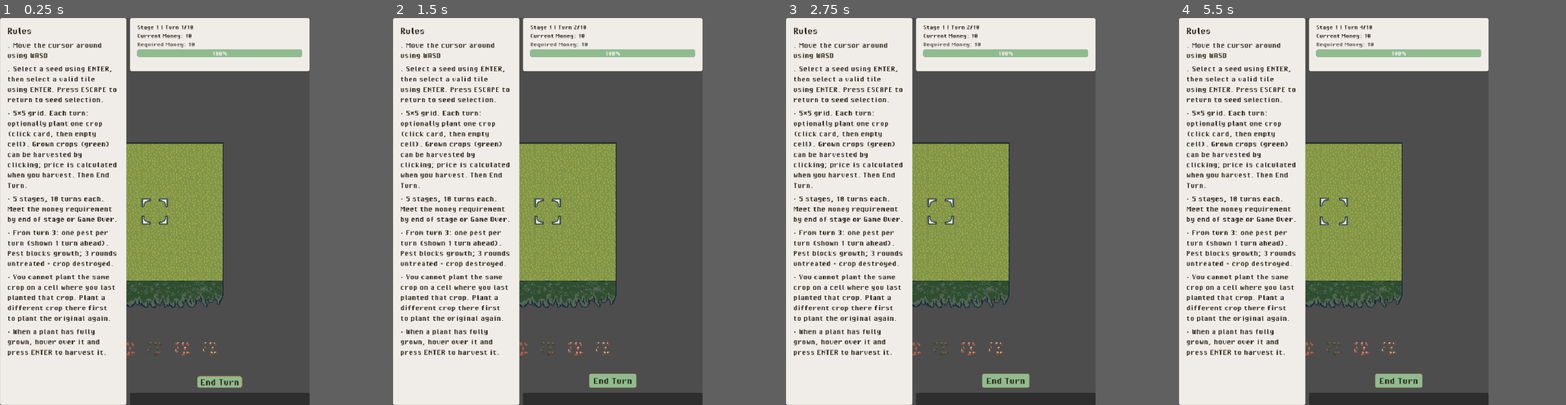
Above: before the commit, frames 1-4 (left to right).
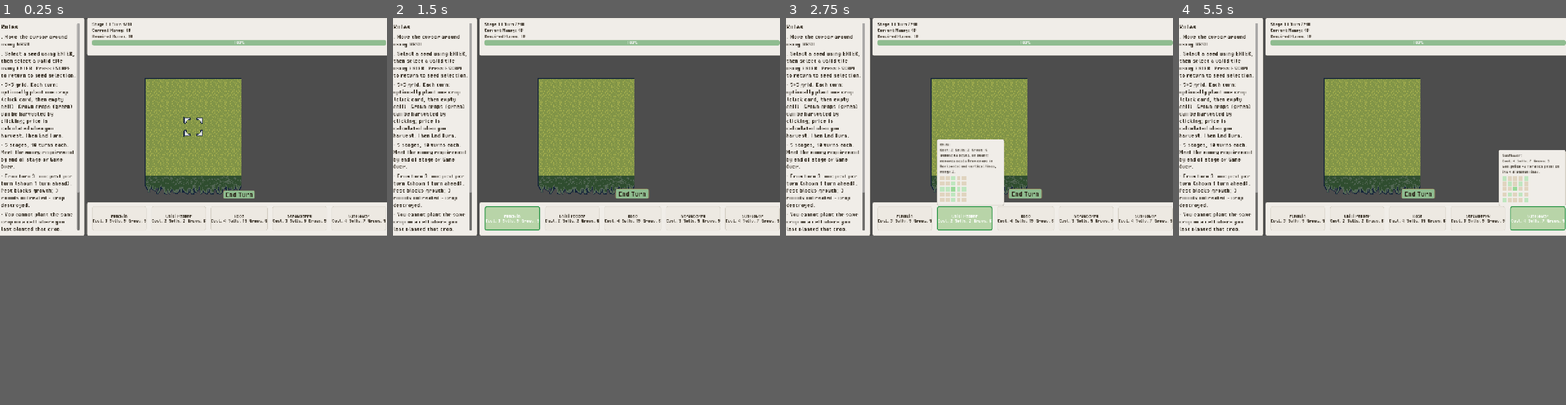
Above: after the commit, the same moments.

Repository: carrotoxic/crop-game
Game: Godot game, scene res://scenes/main/Main.tscn
The game is run twice, just before and just after one commit, with the same random seed, the same clock (stepped at 60 frames per second) and the same inputs.
Inputs (mouse positions are in pixels of both pictures, inside the frame that each line leads up to):
- Up to frame 1 (0.25 s): no input
- Up to frame 2 (1.5 s): click "End Turn" at 0.5 s; click (489, 374) at 1.25 s, where only the run after the commit has a clickable "Pumpkin Cost: 3 Sells: 5 Grow…"
- Up to frame 3 (2.75 s): click (929, 374) at 2 s, where only the run after the commit has a clickable "Chili Pepper Cost: 2 Sells: 2…"
- Up to frame 4 (5.5 s): click (1372, 374) at 2.75 s, where only the run after the commit has a clickable "Rose Cost: 4 Sells: 15 Grows:…"; click (1418, 374) at 3.5 s, where only the run after the commit has a clickable "Strawberry Cost: 3 Sells: 5 G…"; click (1418, 374) at 4.25 s, where only the run after the commit has a clickable "Strawberry Cost: 3 Sells: 5 G…"; click (1465, 374) at 5 s, where only the run after the commit has a clickable "Sunflower Cost: 4 Sells: 7 Gr…"
In our replay, the window is 640x800 before the commit and 800x450 after it. These sizes can differ from the game's own. Grey fills any space a smaller window leaves; there, only what the larger window draws over its background counts as a difference.

The runs differ from the first frame. In frame 1, 48% of the frame differs, in the area x 0-100%, y 0-100%; in frame 2, 48%; in frame 3, 49%; in frame 4, 50%.
Error before the commit: Parse Error: Identifier "Global" not declared in the current scope. (res://scenes/ui/CardBarView.gd:156)

Commit message:
End push

Diff:
--- a/project.godot
+++ b/project.godot
@@ -15,12 +15,53 @@
 config/features=PackedStringArray("4.6", "Forward Plus")
 config/icon="res://icon.svg"
 
+[autoload]
+
+Global="*uid://bvdj2xjmb2b0n"
+
 [display]
 
-window/size/viewport_width=720
-window/size/viewport_height=900
+window/size/viewport_width=1280
+window/size/viewport_height=720
 window/stretch/mode="canvas_items"
 window/stretch/aspect="expand"
+
+[input]
+
+move_forward={
+"deadzone": 0.2,
+"events": [Object(InputEventKey,"resource_local_to_scene":false,"resource_name":"","device":-1,"window_id":0,"alt_pressed":false,"shift_pressed":false,"ctrl_pressed":false,"meta_pressed":false,"pressed":false,"keycode":0,"physical_keycode":87,"key_label":0,"unicode":119,"location":0,"echo":false,"script":null)
+]
+}
+move_backward={
+"deadzone": 0.2,
+"events": [Object(InputEventKey,"resource_local_to_scene":false,"resource_name":"","device":-1,"window_id":0,"alt_pressed":false,"shift_pressed":false,"ctrl_pressed":false,"meta_pressed":false,"pressed":false,"keycode":0,"physical_keycode":83,"key_label":0,"unicode":115,"location":0,"echo":false,"script":null)
+]
+}
+move_left={
+"deadzone": 0.2,
+"events": [Object(InputEventKey,"resource_local_to_scene":false,"resource_name":"","device":-1,"window_id":0,"alt_pressed":false,"shift_pressed":false,"ctrl_pressed":false,"meta_pressed":false,"pressed":false,"keycode":0,"physical_keycode":65,"key_label":0,"unicode":97,"location":0,"echo":false,"script":null)
+]
+}
+move_right={
+"deadzone": 0.2,
+"events": [Object(InputEventKey,"resource_local_to_scene":false,"resource_name":"","device":-1,"window_id":0,"alt_pressed":false,"shift_pressed":false,"ctrl_pressed":false,"meta_pressed":false,"pressed":false,"keycode":0,"physical_keycode":68,"key_label":0,"unicode":100,"location":0,"echo":false,"script":null)
+]
+}
+select={
+"deadzone": 0.2,
+"events": [Object(InputEventMouseButton,"resource_local_to_scene":false,"resource_name":"","device":-1,"window_id":0,"alt_pressed":false,"shift_pressed":false,"ctrl_pressed":false,"meta_pressed":false,"button_mask":0,"position":Vector2(0, 0),"global_position":Vector2(0, 0),"factor":1.0,"button_index":1,"canceled":false,"pressed":false,"double_click":false,"script":null)
+]
+}
+exit={
+"deadzone": 0.2,
+"events": [Object(InputEventKey,"resource_local_to_scene":false,"resource_name":"","device":-1,"window_id":0,"alt_pressed":false,"shift_pressed":false,"ctrl_pressed":false,"meta_pressed":false,"pressed":false,"keycode":0,"physical_keycode":4194305,"key_label":0,"unicode":0,"location":0,"echo":false,"script":null)
+]
+}
+
+[input_devices]
+
+pointing/emulate_touch_from_mouse=true
 
 [physics]
 
@@ -28,4 +69,5 @@
 
 [rendering]
 
+textures/canvas_textures/default_texture_filter=0
 rendering_device/driver.windows="d3d12"
--- a/scripts/core/GameController.gd
+++ b/scripts/core/GameController.gd
@@ -16,6 +16,7 @@
 
 var plant_pointer = preload("res://scenes/main/plant_pointer.tscn")
 var pest = preload("res://scenes/main/pests.tscn")
+var blocked = preload("res://scenes/main/blocker.tscn")
 
 func _ready() -> void:
 	add_to_group("game_controller")
@@ -34,6 +35,7 @@
 	if not def or state.get_cell(cell) != null:
 		return false
 	if state.is_cell_forbidden_for_crop(cell, crop_id):
+		print("failed")
 		return false
 	return state.money >= def.cost
 
@@ -98,6 +100,19 @@
 			break;
 	return true
 
+func update_plantable():
+	var st := state
+	var block = _get_cells_with_block(st)
+	var check = $"../Node2D/Blocked"
+	var children = check.get_children()
+	for child in children:
+			child.free()
+	if(block.size() > 0):
+		for c in block:
+			var temp = blocked.instantiate()
+			temp.position = Vector2(-64.0 + 32 * c.x, -64.0 + 32 * c.y)
+			check.add_child(temp)
+
 func set_pests_visual():
 	var st := state
 	var infected = _get_cells_with_pests(st)
@@ -236,6 +251,16 @@
 			if c != null and c.has_pest:
 				infected.append(Vector2(x, y))
 	return infected
+
+func _get_cells_with_block(st: GameState):
+	var block = []
+	for y in st.size.y:
+		for x in st.size.x:
+			var p: Vector2i = Vector2i(x, y)
+			var c = st.get_cell(p)
+			if st.is_cell_forbidden_for_crop(p, Global.last_crop):
+				block.append(Vector2(x, y))
+	return block
 
 func get_sell_price(pos: Vector2i) -> int:
 	var c = state.get_cell(pos)
--- a/scripts/core/Global.gd
+++ b/scripts/core/Global.gd
@@ -1,3 +1,3 @@
 extends Node
 
-var last_crop = -1
+var last_crop = ""
Not shown, changed: export_presets.cfg
